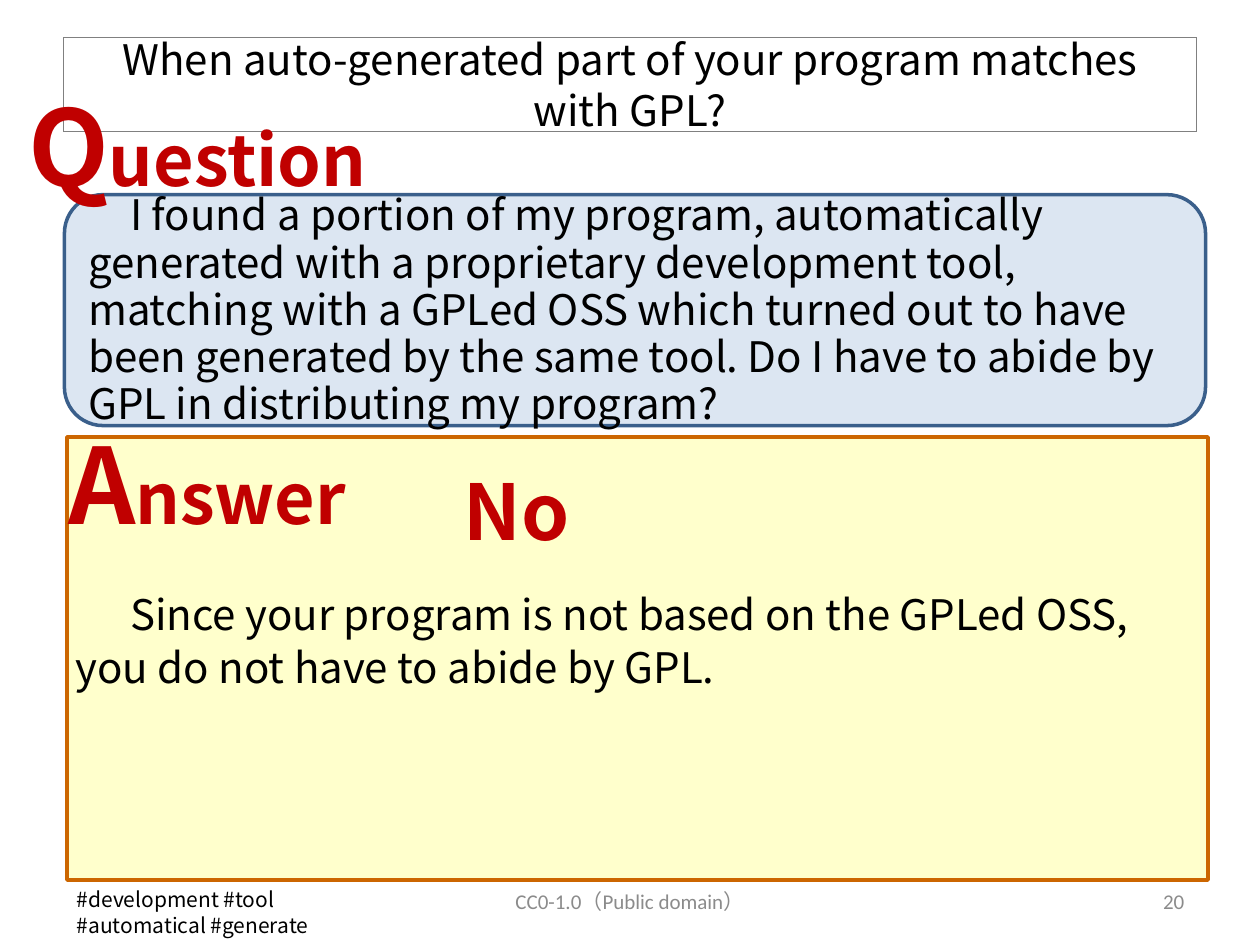
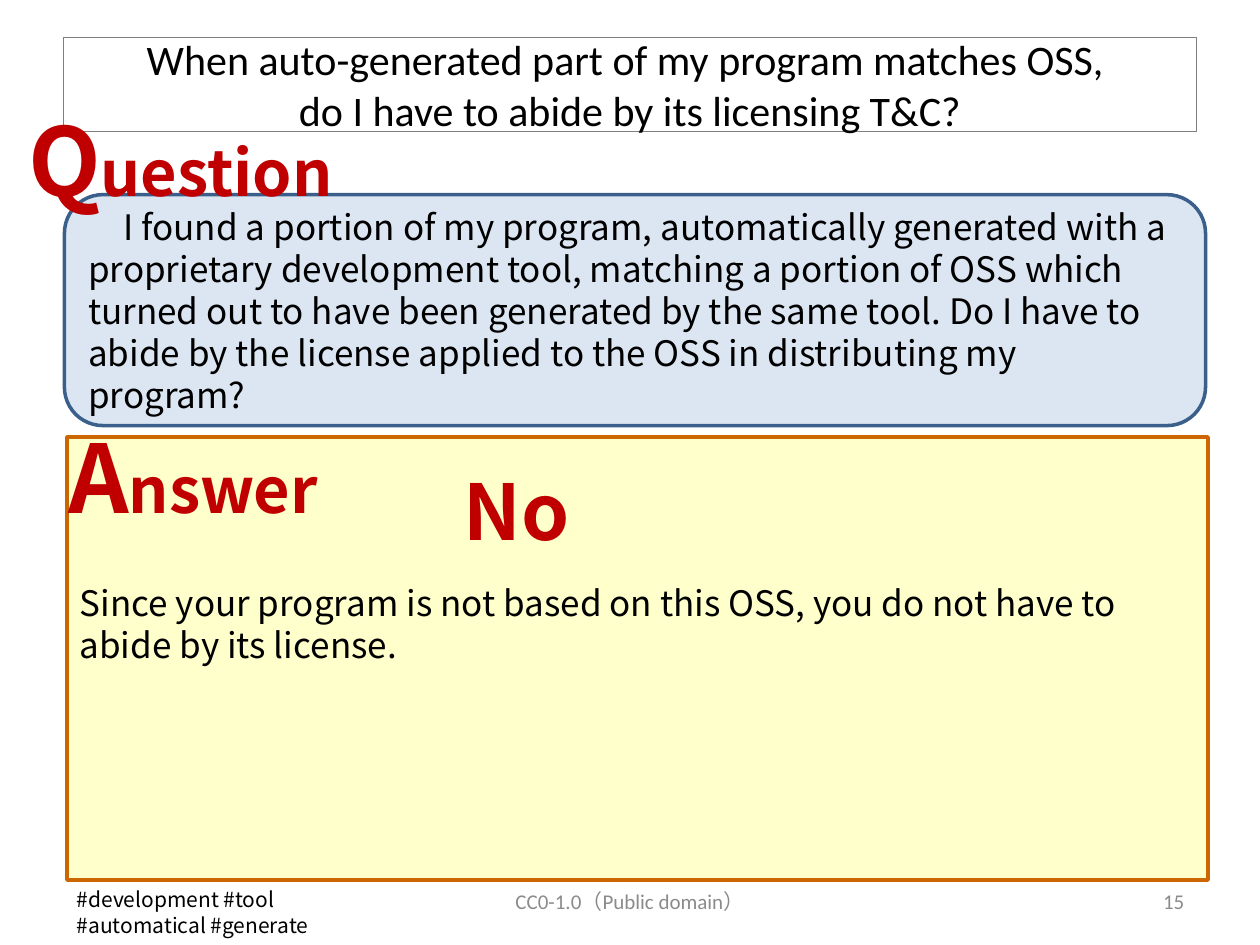
Before and after one commit to OpenChain-Project/OpenChain-JWG, a slide deck: slide 16 of Education_Material/FAQ/Misunderstandings_of_OSS_licenses_CC0.pptx (slide 20 before the commit). Drawn at 1260x945 pixels with LibreOffice and Linux fonts; fonts in the diff are those of the drawing. Boxes give left, top, right and bottom in pixels: in the first picture for what was removed or moved away, otherwise in the second. Text is boxed around its words. In the diff, an @@ line names an element or a change of style, - is before the commit and + after.

```diff
--- a/Education_Material/FAQ/Misunderstandings_of_OSS_licenses_CC0.pptx
+++ b/Education_Material/FAQ/Misunderstandings_of_OSS_licenses_CC0.pptx
@@ title at box(147, 45, 1104, 134): text changed; font Noto Sans CJK JP to Calibri @@
-When auto-generated part of your program matches with GPL?
+When auto-generated part of my program matches OSS,
+do I have to abide by its licensing T&C?
@@ text "Question": place and size @@
-text "Question" at box(15, 76, 402, 215)
+text "Question" at box(15, 96, 365, 223)
@@ text "Question" at box(15, 96, 365, 223): size 60 to 54 pt, size 40 to 36 pt in "Question" @@
@@ text in rounded rectangle at box(88, 211, 1166, 417): text changed; size 24 to 20 pt @@
-I found a portion of my program, automatically generated with a proprietary development tool, matching with a GPLed OSS which turned out to have been generated by the same tool. Do I have to abide by GPL in distributing my program?
+I found a portion of my program, automatically generated with a proprietary development tool, matching a portion of OSS which turned out to have been generated by the same tool. Do I have to abide by the license applied to the OSS in distributing my program?
@@ text "Answer" at box(55, 413, 357, 541): size 60 to 54 pt, size 40 to 36 pt in "Answer" @@
@@ text at box(80, 588, 1116, 666): text changed; size 24.1 to 20 pt @@
-Since your program is not based on the GPLed OSS, you do not have to abide by GPL.
+Since your program is not based on this OSS, you do not have to abide by its license.
@@ page number at box(1163, 895, 1184, 909): text changed @@
-20
+15
```
Also in this commit, not shown: 10 other slides changed, 5 slides added, 20 slides removed.
